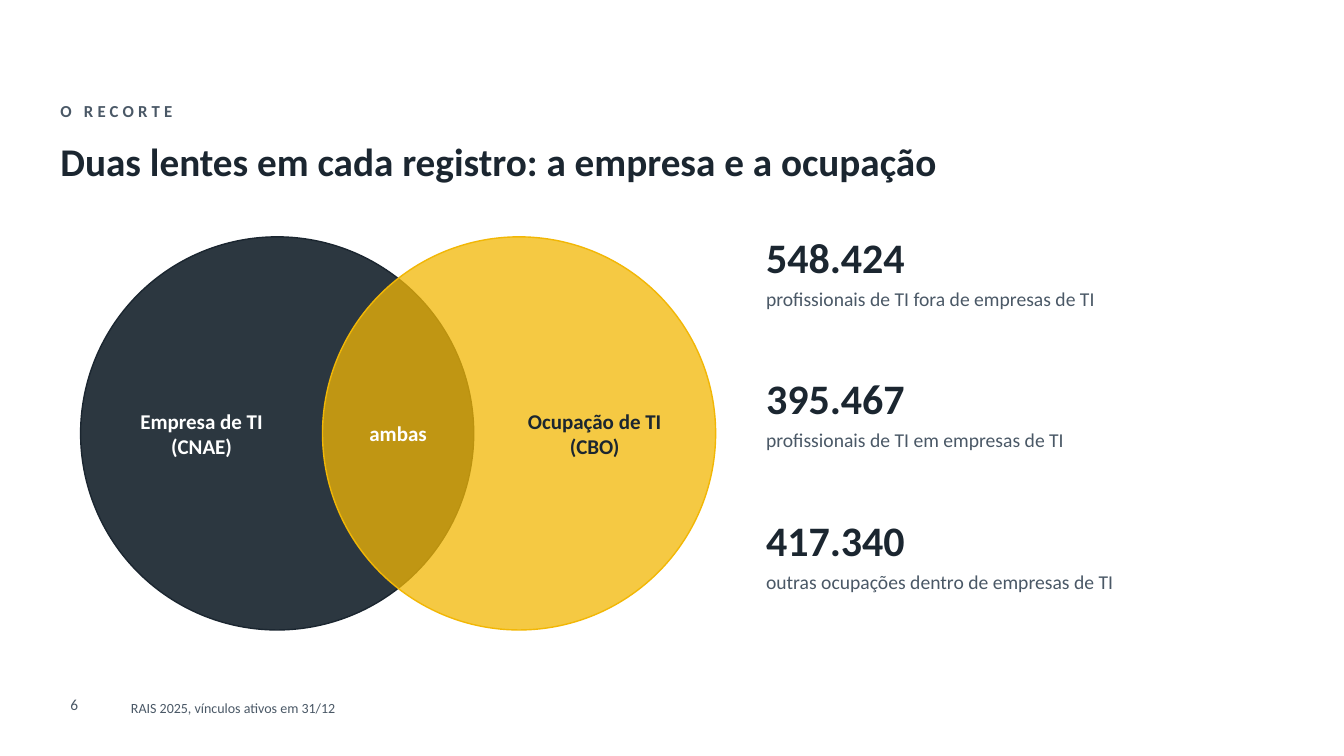
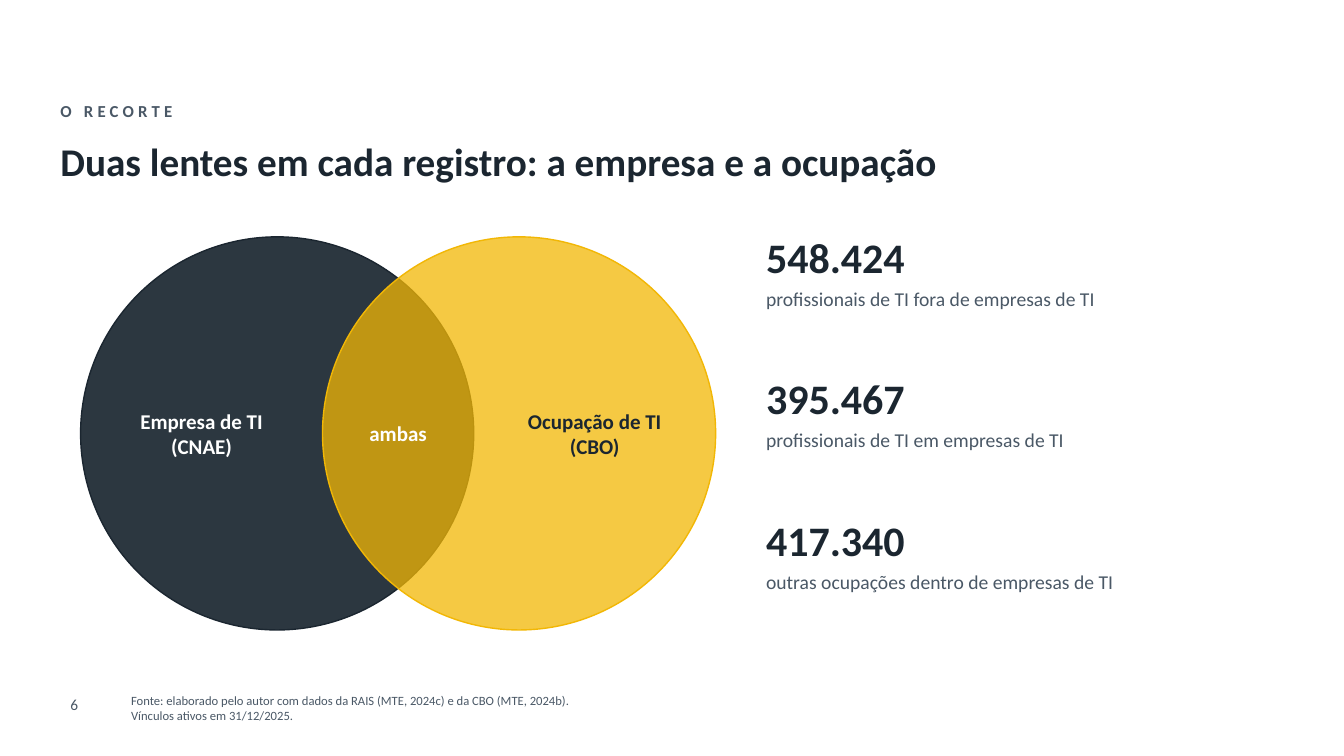
Before and after one commit to GianSE/mercadotech, a slide deck: slide 6 of apresentacao/apresentacao-tcc2.pptx. Drawn at 1344x756 pixels with LibreOffice and Linux fonts; fonts in the diff are those of the drawing; background and template pictures are left out. Boxes give left, top, right and bottom in pixels: in the first picture for what was removed or moved away, otherwise in the second. Text is boxed around its words. In the diff, an @@ line names an element or a change of style, - is before the commit and + after.

Commit message:
apresentacao: ABNT nos slides (fontes, citações e referências), falas mais naturais e mercadobrasil

```diff
--- a/apresentacao/apresentacao-tcc2.pptx
+++ b/apresentacao/apresentacao-tcc2.pptx
@@ text "Fonte: elaborado pelo autor com ..." at (131,696,569,721): vertical alignment middle to bottom @@
@@ text at (131,696,569,721): text changed; size 10 to 9 pt @@
-RAIS 2025, vínculos ativos em 31/12
+Fonte: elaborado pelo autor com dados da RAIS (MTE, 2024c) e da CBO (MTE, 2024b). Vínculos ativos em 31/12/2025.
```
Also in this commit, not shown: 14 other slides changed, 1 slide added, 3 other files.
